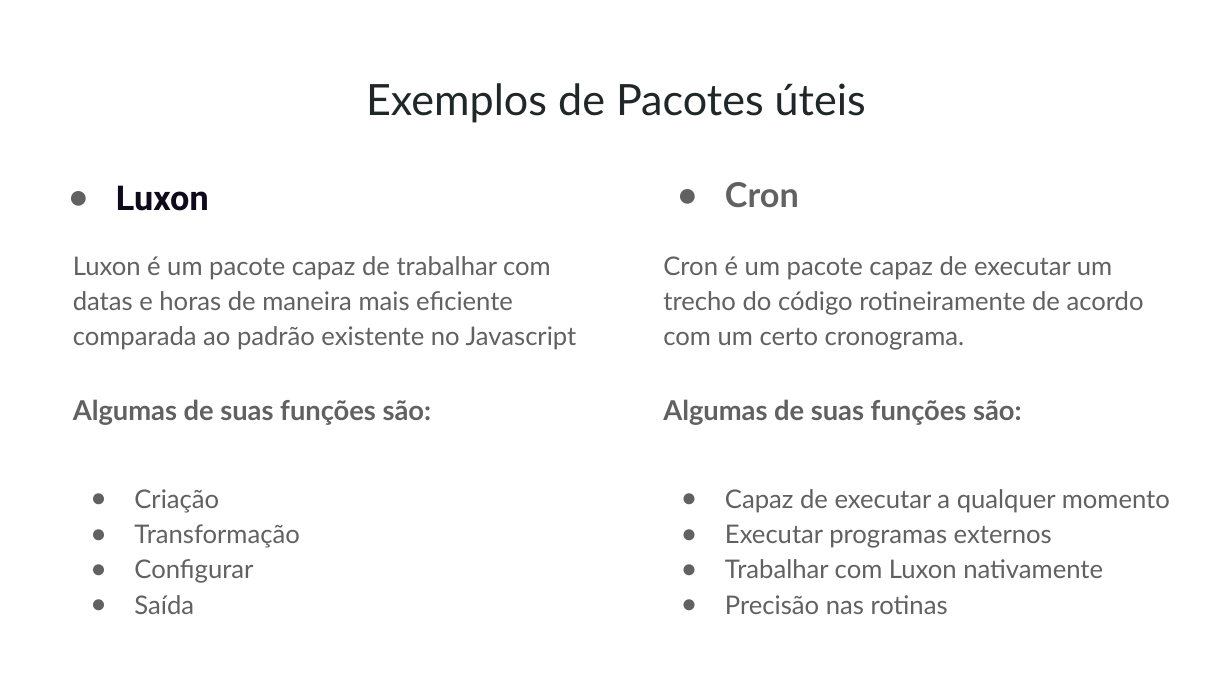
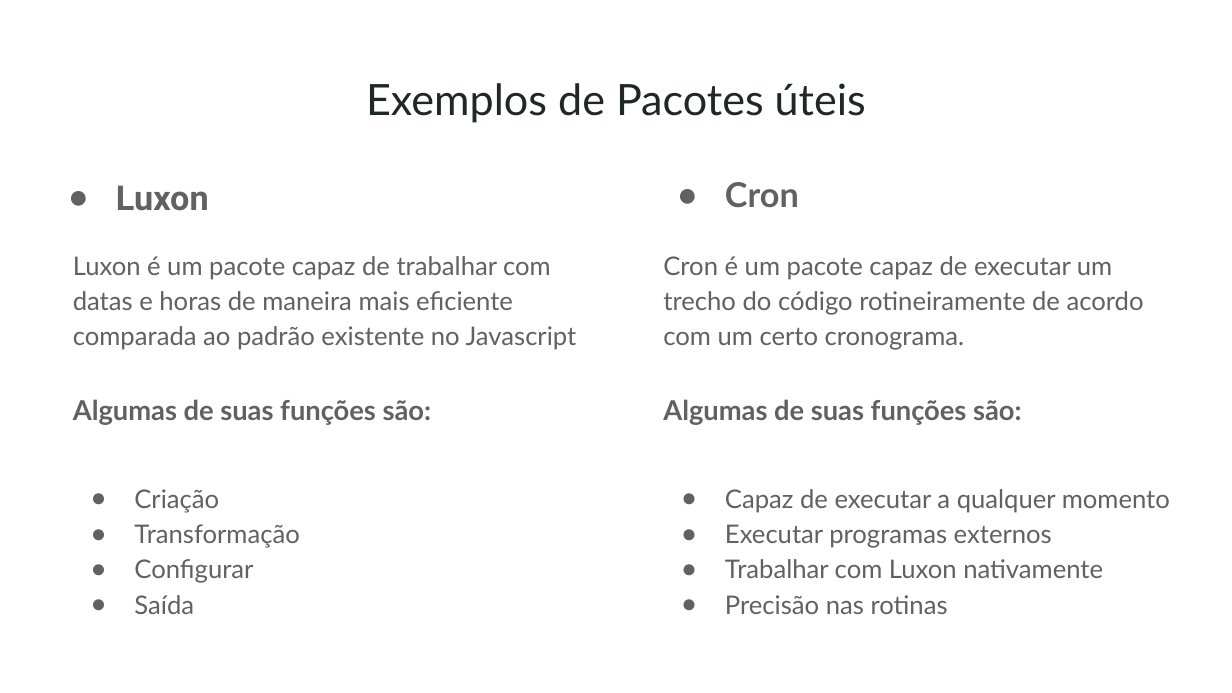
Before and after one commit to Bruno-Otavio/exercicios-desafio2, a slide deck: slide 6 of presentation/presentation.pptx. Drawn at 1232x693 pixels with LibreOffice and Linux fonts; fonts in the diff are those of the drawing. Boxes give left, top, right and bottom in pixels: in the first picture for what was removed or moved away, otherwise in the second. Text is boxed around its words. In the diff, an @@ line names an element or a change of style, - is before the commit and + after.

```diff
--- a/presentation/presentation.pptx
+++ b/presentation/presentation.pptx
@@ text "Luxon" at <box>116,185,209,211</box>: text colour #0E0A1B to #616161 @@
```
Also in this commit, not shown: 1 other slide changed.
